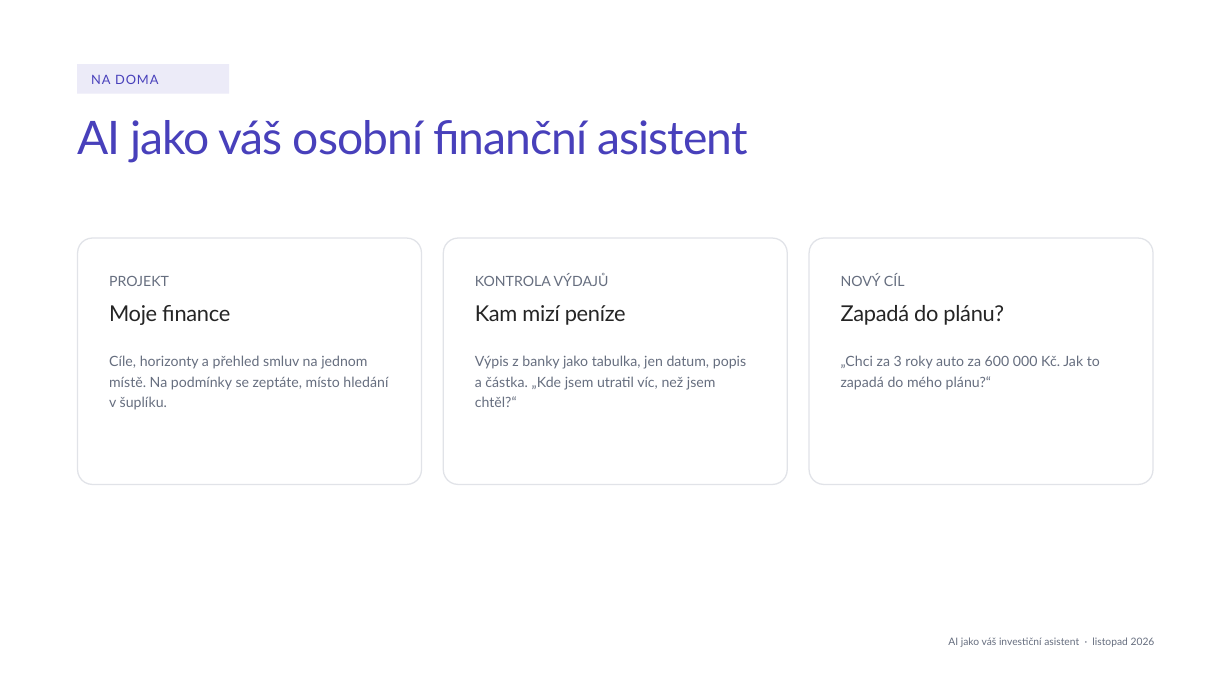
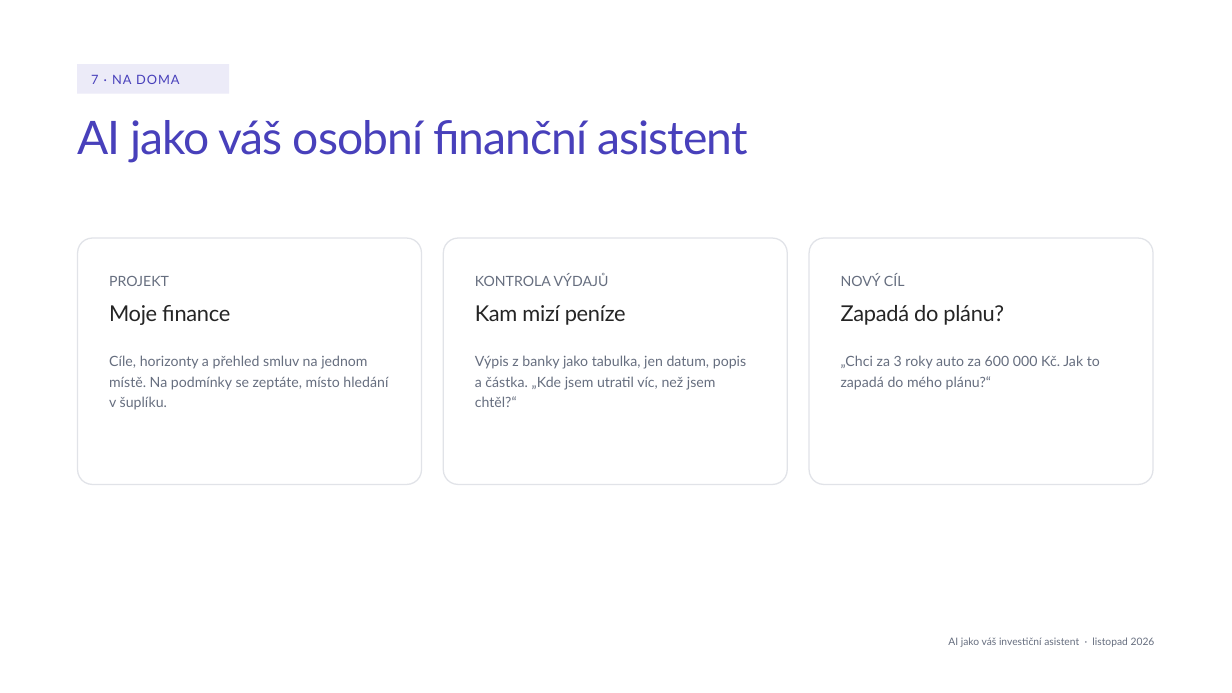
Before and after one commit to LosLameros/Agent-1, a slide deck: slide 12 of vystupy/workshopy/2026-11-umela-inteligence/AI jako váš investiční asistent - workshop.pptx (slide 13 before the commit). Drawn at 1232x693 pixels with LibreOffice and Linux fonts; fonts in the diff are those of the drawing; background and template pictures are left out. Boxes give left, top, right and bottom in pixels: in the first picture for what was removed or moved away, otherwise in the second. Text is boxed around its words. In the diff, an @@ line names an element or a change of style, - is before the commit and + after.

```diff
--- a/vystupy/workshopy/2026-11-umela-inteligence/AI jako váš investiční asistent - workshop.pptx
+++ b/vystupy/workshopy/2026-11-umela-inteligence/AI jako váš investiční asistent - workshop.pptx
@@ subtitle at (x1=91, y1=74, x2=179, y2=84): text changed @@
-NA DOMA
+7 · NA DOMA
```
Also in this commit, not shown: 3 other slides changed, 2 slides added, 3 other files.
